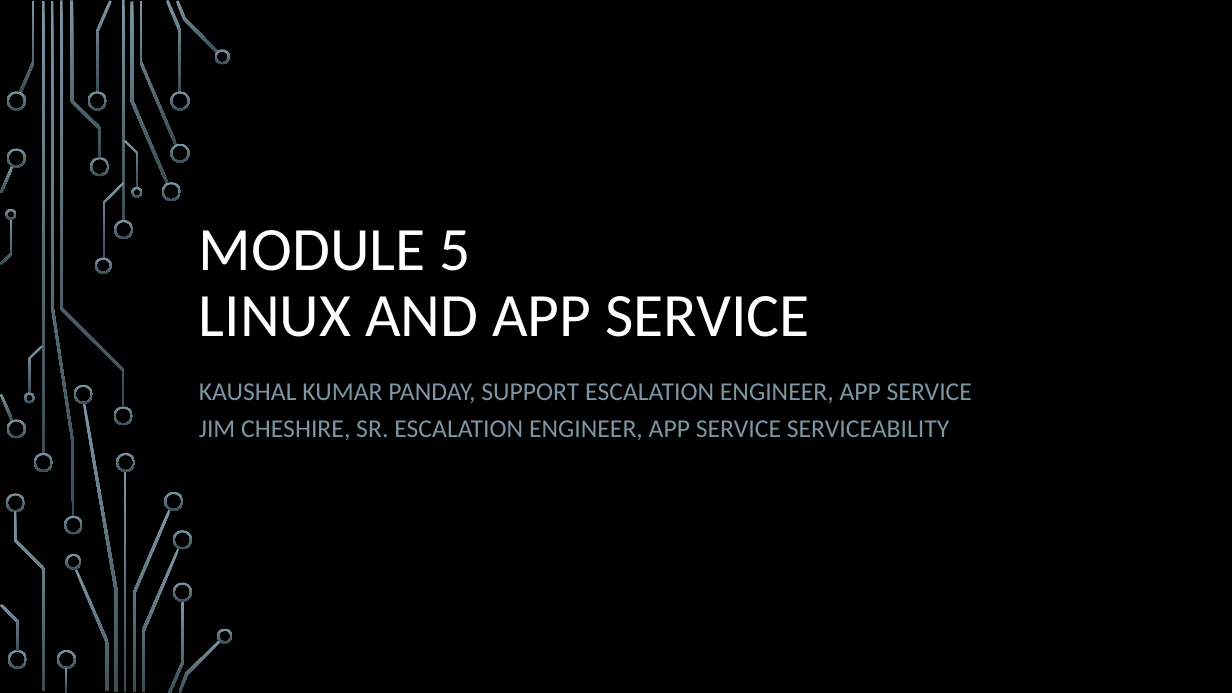
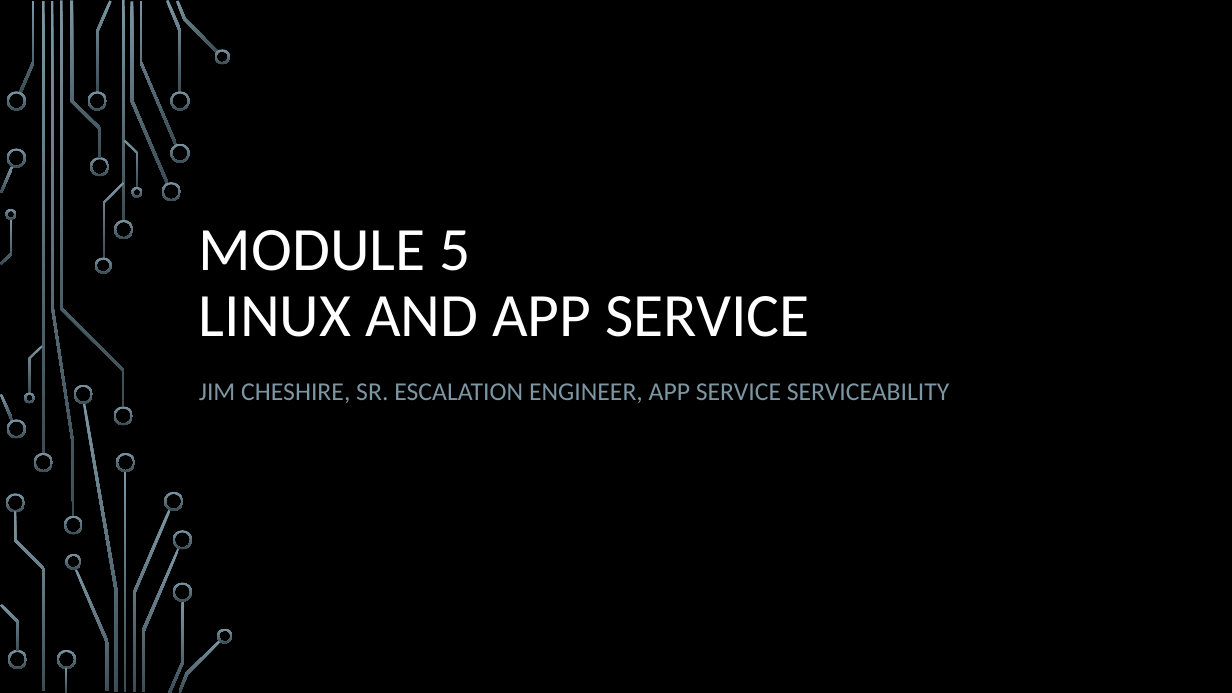
Before and after one commit to jamesche75/Linux-Boot-Camp, a slide deck: slide 1 of Modules/Module 5 - Linux and App Service/Module 5 - Linux and App Service.pptx. Drawn at 1232x693 pixels with LibreOffice and Linux fonts; fonts in the diff are those of the drawing; background and template pictures are left out. Boxes give left, top, right and bottom in pixels: in the first picture for what was removed or moved away, otherwise in the second. Text is boxed around its words. In the diff, an @@ line names an element or a change of style, - is before the commit and + after.

```diff
--- a/Modules/Module 5 - Linux and App Service/Module 5 - Linux and App Service.pptx
+++ b/Modules/Module 5 - Linux and App Service/Module 5 - Linux and App Service.pptx
@@ subtitle at [199,383,949,403]: text changed @@
-KAUSHAL KUMAR PANDAY, SUPPORT ESCALATION ENGINEER, APP SERVICE
-JIM CHESHIRE, SR. ESCALATION ENGINEER, APP SERVICE SERVICEABILITY
+JIM CHESHIRE, SR. ESCALATION ENGINEER, APP SERVICE SERVICEABILITY
```
Also in this commit, not shown: 1 slide added, 1 other file.
